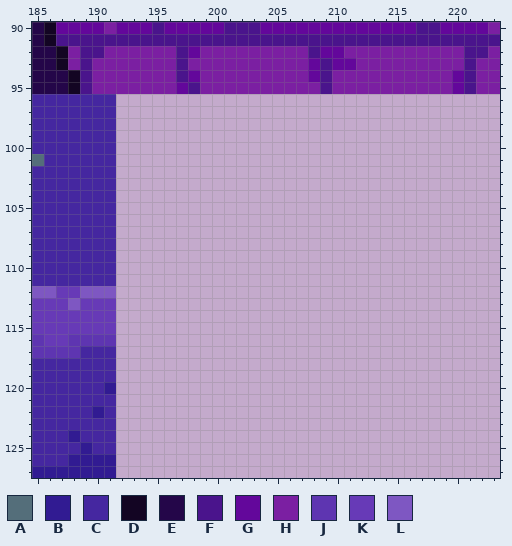
Pixel-art file: assets/tilemaps/wheatstone_tiles.aseprite. Above, as it was before the edit.
224x128 pixels, 1 frame. Colours within 5 levels of each other are drawn and written as one. Shown: x 185..223, y 90..127.
Palette (. is transparent): A #546e7a  B #311b92  C #4527a0  D #130523  E #240649  F #4a148c  G #63079b  H #7b1fa2  J #5e35b1  K #673ab7  L #7e57c2
Pixels before, first column x 185:
 90 EDGGGGHGGGFGGGGGFFFGGGGGGGGGGGGGFFGGGGH
 91 EDFFFFFFFFFFFFFFFFFFFFFFFFFFFFFFFFFFFFF
 92 EEDHFFHHHHHHFGHHHHHHHHHFGGHHHHHHHHHHFFH
 93 EEDHFHHHHHHHFHHHHHHHHHHGFGGHHHHHHHHHFHH
 94 EEEDFHHHHHHHFGHHHHHHHHHGFHHHHHHHHHHGFHH
 95 EEEDFHHHHHHHGFHHHHHHHHHHFHHHHHHHHHHGFHH
 96 CCCCCCC................................
 97 CCCCCCC................................
 98 CCCCCCC................................
 99 CCCCCCC................................
100 CCCCCCC................................
101 ACCCCCC................................
102 CCCCCCC................................
103 CCCCCCC................................
104 CCCCCCC................................
105 CCCCCCC................................
106 CCCCCCC................................
107 CCCCCCC................................
108 CCCCCCC................................
109 CCCCCCC................................
110 CCCCCCC................................
111 CCCCCCC................................
112 LLKKLLL................................
113 KKKLKKK................................
114 KKKKKKK................................
115 KKKKKKK................................
116 JKKJJJJ................................
117 JJJJCCC................................
118 CCCCCCC................................
119 CCCCCCC................................
120 CCCCCCB................................
121 CCCCCCC................................
122 CCCCCBC................................
123 CCCCCCC................................
124 CCCBCCC................................
125 CCCCBCC................................
126 CCCBBBB................................
127 BBBBBBB................................
The result:
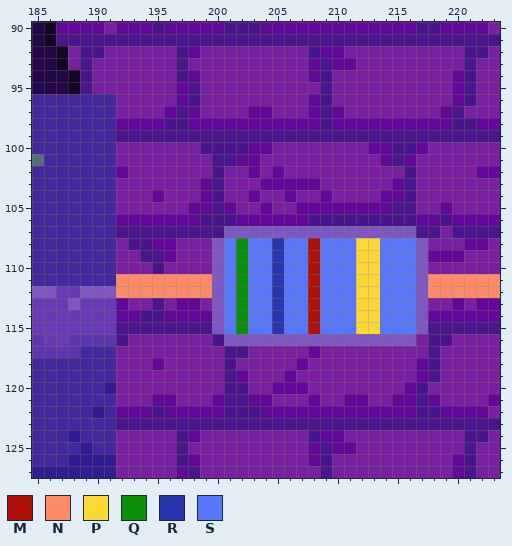
Colours new in this view: M #b0120a  N #ff8a65  P #fdd835  Q #0a8f08  R #2a36b1  S #5677fc
Edits made:
{"y":96,"x":192,"old":"................................","new":"HHHHHGFHHHHHHHHHGFHHHHHHHHHHGFHH"}
{"y":97,"x":192,"old":"................................","new":"HHHHGFGHHHHGGHHHGFGHHHHHHHHGFHHH"}
{"y":98,"x":192,"old":"................................","new":"GGGGFFGGGGGGGGGGGFGGGGGGGGGGFFGG"}
{"y":99,"x":192,"old":"................................","new":"FFFFFFFFFFFFFFFFFFFFFFFFFFFFFFFF"}
{"y":100,"x":192,"old":"................................","new":"HHHHHHHFFFFGGHHHHHHHHGGFFGHHHHHH"}
{"y":101,"x":192,"old":"................................","new":"HHHHHHHHFFGGHHHHHHHHHHGFGHHHHHHH"}
{"y":102,"x":192,"old":"................................","new":"GHHHHHHHFHHGHGHHHHHHHHHHFHHHHHGG"}
{"y":103,"x":192,"old":"................................","new":"HHHHHHHGFHHHGGGGGHHHHHHGFHHHHHHH"}
{"y":104,"x":192,"old":"................................","new":"HHHGHHHGFHHGHHGHHGHHHHGGFHHHHHHH"}
{"y":105,"x":192,"old":"................................","new":"HHHHHHGGFGHHGHHGGGGGGGGFFHHGHHHH"}
{"y":106,"x":192,"old":"................................","new":"GGGGGGGFFFGGGGGGFFFFFFFFFGGFGGGG"}
{"y":107,"x":192,"old":"................................","new":"FFFFFFFFFLLLLLLLLLLLLLLLLFFHFFFF"}
{"y":108,"x":192,"old":"................................","new":"HFFGGHHHLSQSSRSSMSSSPPSSSLHHHGGH"}
{"y":109,"x":192,"old":"................................","new":"HHFFGHHHLSQSSRSSMSSSPPSSSLGGGHHH"}
{"y":110,"x":192,"old":"................................","new":"HHHFHHHHLSQSSRSSMSSSPPSSSLHHHHHH"}
{"y":111,"x":192,"old":"................................","new":"NNNNNNNNLSQSSRSSMSSSPPSSSLNNNNNN"}
{"y":112,"x":192,"old":"................................","new":"NNNNNNNNLSQSSRSSMSSSPPSSSLNNNNNN"}
{"y":113,"x":192,"old":"................................","new":"GHHFHGGHLSQSSRSSMSSSPPSSSLHHGHGG"}
{"y":114,"x":192,"old":"................................","new":"GGFFGGGGLSQSSRSSMSSSPPSSSLGGGGGG"}
{"y":115,"x":192,"old":"................................","new":"FFFFFFFFLSQSSRSSMSSSPPSSSLFFFFFF"}
{"y":116,"x":192,"old":"................................","new":"FHHHHHHHFLLLLLLLLLLLLLLLLHFFHHHH"}
{"y":117,"x":192,"old":"................................","new":"HHHHHHHHHFFHHHHHGHHHHHHHHHFHHHHH"}
{"y":118,"x":192,"old":"................................","new":"HHHGHHHHHFHHHHHGHHHHHHHHHGFHHHHH"}
{"y":119,"x":192,"old":"................................","new":"HHHHHHHHHFGHHHGHHHHHHHHHHGFHHHHH"}
{"y":120,"x":192,"old":"................................","new":"HHHHHHHHHFFHHGGGHHHHHHHHGFHHHHHH"}
{"y":121,"x":192,"old":"................................","new":"HHHGGHHHGFFGGHHHGHHGGHHGGFGHHHHG"}
{"y":122,"x":192,"old":"................................","new":"GGGFGGGGGFFFGGGGGGGGGGGGGFFGGGGH"}
{"y":123,"x":192,"old":"................................","new":"FFFFFFFFFFFFFFFFFFFFFFFFFFFFFFFF"}
{"y":124,"x":192,"old":"................................","new":"HHHHHFGHHHHHHHHHFGGHHHHHHHHHHFFH"}
{"y":125,"x":192,"old":"................................","new":"HHHHHFHHHHHHHHHHGFGGHHHHHHHHHFHH"}
{"y":126,"x":192,"old":"................................","new":"HHHHHFGHHHHHHHHHGFHHHHHHHHHHGFHH"}
{"y":127,"x":192,"old":"................................","new":"HHHHHGFHHHHHHHHHHFHHHHHHHHHHGFHH"}
